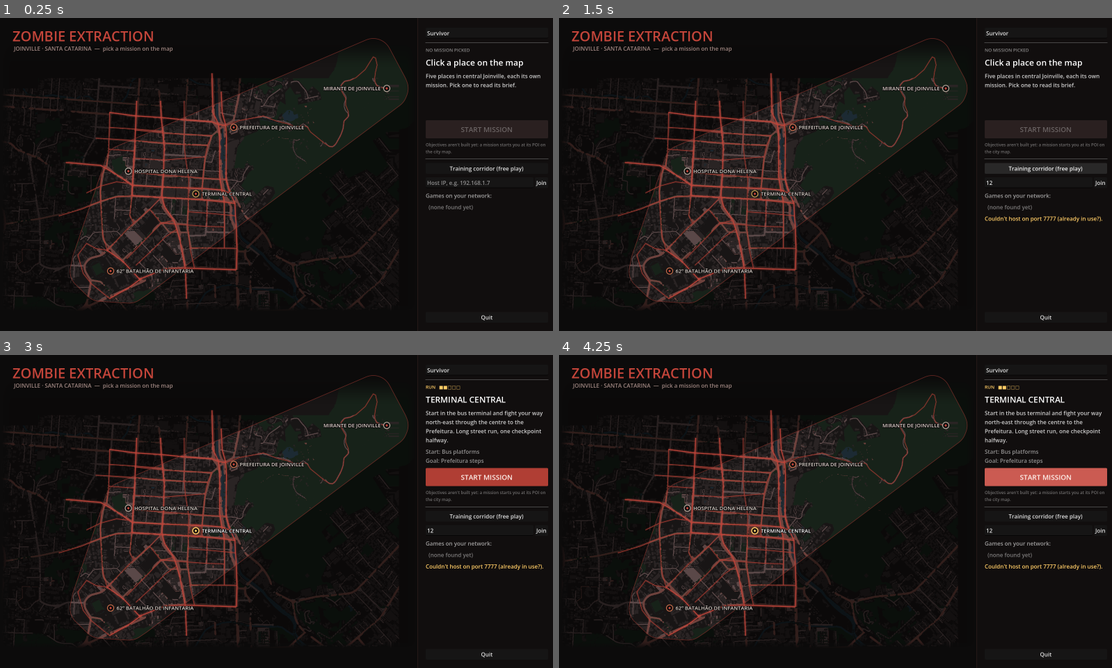
Above: before the commit, frames 1-4 (two rows, left to right).
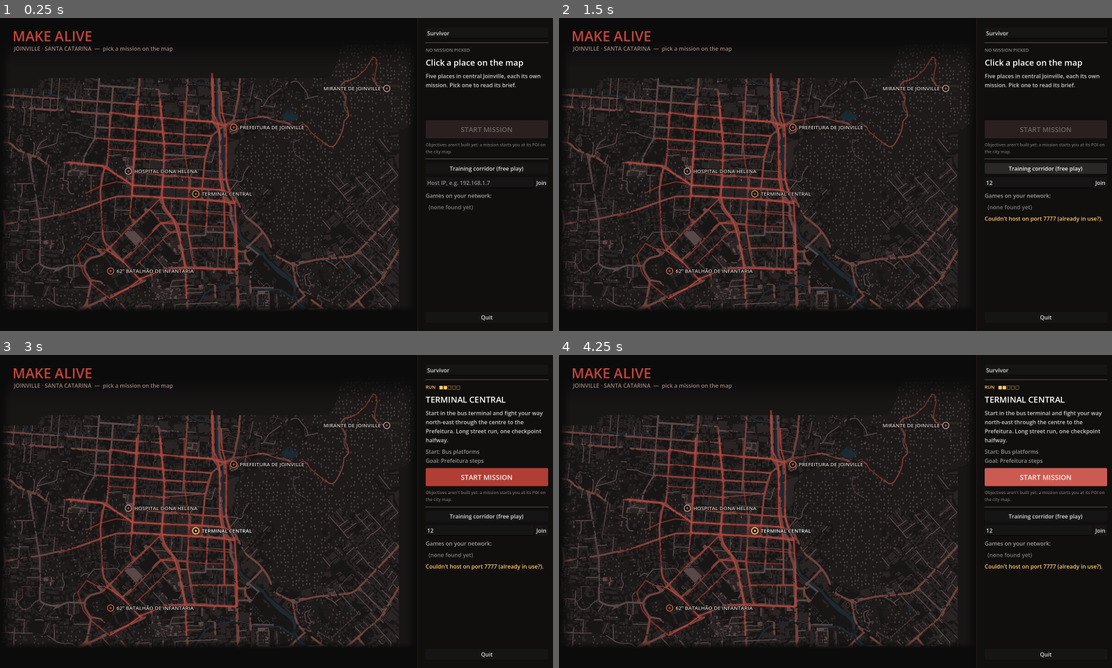
Above: after the commit, the same moments.

Repository: Nezv/Make-Alive
Game: Godot game, scene res://scenes/main.tscn
The game is run twice, just before and just after one commit, with the same random seed, the same clock (stepped at 60 frames per second) and the same inputs.
Inputs (mouse positions are in pixels of both pictures, inside the frame that each line leads up to):
- Up to frame 1 (0.25 s): no input
- Up to frame 2 (1.5 s): click (1040, 183) at 0.52 s; type "12" at 0.6 s; click "Training corridor (free play)" at 1.25 s
- Up to frame 3 (3 s): click "Training corridor (free play)" at 2 s; click "TERMINAL CENTRAL" at 2.75 s
- Up to frame 4 (4.25 s): click "START MISSION" at 3.5 s

The runs differ from the first frame. In frame 1, 7.0% of the frame differs, in the area x 1-75%, y 4-93%; in frame 2, 7.0%; in frame 3, 7.0%; in frame 4, 7.0%.

Commit message:
Menu: Make Alive title, trees instead of green, no play-area outline
Co-Authored-By: Claude Opus 5.5 <noreply@anthropic.com>

Diff:
--- a/scripts/menu.gd
+++ b/scripts/menu.gd
@@ -5,7 +5,7 @@
 ## host it. On the side: name, training (the test corridor), join by IP / LAN games, quit.
 ##
 ## The city is CityPicture (classified from the reference map by tools/trace_city.py), coloured by
-## a palette shader; outside the play area it is dimmed. Pins and red streets are drawn over it.
+## a palette shader, forest and parks as scattered trees. Pins and red streets are drawn over it.
 
 signal host_pressed                       ## free play on the training corridor (no mission)
 signal mission_pressed(id: String)        ## host the city map, everyone at this POI
@@ -13,28 +13,40 @@
 
 const PANEL_W := 400.0
 const RED := Color("c4453a")
-const RED_DIM := Color("8a332c")
 const AMBER := Color("ffcc66")
 const BG := Color("0c0b0b")
 const KINDS := { "EXTRACTION": Color("e8d7c8"), "DEFEND": Color("ff8a5c"), "RUN": Color("ffcc66") }
 ## Ground, building, street, main road, water, green: the dark city, a little red in it.
-const PALETTE := [Color("181515"), Color("2a2424"), Color("5a4848"), Color("6e423d"), Color("1c2a33"), Color("172219")]
+const PALETTE := [Color("181515"), Color("2a2424"), Color("5a4848"), Color("6e423d"), Color("1c2a33"), Color("1d1a19")]
 
 const SHADER := """
 shader_type canvas_item;
 uniform sampler2D classes : filter_nearest;
-uniform sampler2D inside_mask : filter_linear;
+uniform vec2 size;
 uniform vec4 pal[6];
 vec3 class_colour(vec2 uv) {
 	int k = int(texture(classes, uv).r * 255.0 + 0.5);
 	return pal[clamp(k, 0, 5)].rgb;
 }
+// Forest and parks: the ground's grey with little trees scattered over it, one per cell at most.
+float tree(vec2 uv) {
+	vec2 p = uv * size / 16.0;
+	vec2 cell = floor(p);
+	float h = fract(sin(dot(cell, vec2(127.1, 311.7))) * 43758.5453);
+	if (h > 0.55) return 0.0;
+	vec2 at = cell + 0.25 + 0.5 * vec2(fract(h * 17.0), fract(h * 29.0));
+	vec2 d = (p - at) * 16.0;                        // texels from the tree's centre
+	float crown = step(length(d - vec2(0.0, -1.5)), 3.4);
+	float trunk = step(abs(d.x), 0.8) * step(1.5, d.y) * step(d.y, 4.5);
+	return max(crown, trunk);
+}
 void fragment() {
 	vec2 px = TEXTURE_PIXEL_SIZE * 0.25;
 	vec3 c = (class_colour(UV + vec2(-px.x, -px.y)) + class_colour(UV + vec2(px.x, -px.y))
 		+ class_colour(UV + vec2(-px.x, px.y)) + class_colour(UV + vec2(px.x, px.y))) * 0.25;
-	float inside = texture(inside_mask, UV).r;
-	c = mix(c * 0.45, c, inside);
+	if (int(texture(classes, UV).r * 255.0 + 0.5) == 5) {
+		c = mix(c, vec3(0.27, 0.25, 0.24), tree(UV));
+	}
 	float fade = smoothstep(0.0, 0.12, UV.y) * smoothstep(0.0, 0.03, UV.x) * smoothstep(1.0, 0.97, UV.x) * smoothstep(1.0, 0.97, UV.y);
 	COLOR = vec4(c, fade);
 }
@@ -79,7 +91,7 @@
 	mat.shader.code = SHADER
 	mat.set_shader_parameter("pal", PALETTE)
 	mat.set_shader_parameter("classes", map_texture.texture)
-	mat.set_shader_parameter("inside_mask", ImageTexture.create_from_image(_inside_mask()))
+	mat.set_shader_parameter("size", Vector2(CityPicture.W, CityPicture.H))
 	map_texture.material = mat
 	map_area.add_child(map_texture)
 
@@ -99,7 +111,7 @@
 	map_area.resized.connect(_relayout)
 
 	var title := Label.new()
-	title.text = "ZOMBIE EXTRACTION"
+	title.text = "MAKE ALIVE"
 	title.add_theme_font_size_override("font_size", 40)
 	title.add_theme_color_override("font_color", RED)
 	title.add_theme_constant_override("outline_size", 10)
@@ -119,28 +131,6 @@
 	_relayout.call_deferred()
 
 
-## White inside the play area, black outside, one pixel per CityPicture pixel.
-func _inside_mask() -> Image:
-	var img := Image.create(CityPicture.W, CityPicture.H, false, Image.FORMAT_L8)
-	var edge := PackedVector2Array()
-	for p in CityMap.edge_polygon():
-		edge.append(p / CityData.M_PER_PX + CityData.ORIGIN_PX - Vector2(CityPicture.LEFT, CityPicture.TOP))
-	for y in CityPicture.H:
-		var xs: Array[float] = []
-		for i in edge.size():
-			var a := edge[i]
-			var b := edge[(i + 1) % edge.size()]
-			if (a.y <= y + 0.5) != (b.y <= y + 0.5):
-				xs.append(a.x + (y + 0.5 - a.y) / (b.y - a.y) * (b.x - a.x))
-		xs.sort()
-		for k in range(0, xs.size() - 1, 2):
-			var x0 := clampi(roundi(xs[k]), 0, CityPicture.W)
-			var x1 := clampi(roundi(xs[k + 1]), 0, CityPicture.W)
-			if x1 > x0:
-				img.fill_rect(Rect2i(x0, y, x1 - x0, 1), Color.WHITE)
-	return img
-
-
 ## Every street the game builds, as screen polylines (CityData.STREETS order).
 func street_lines() -> Array:
 	var out := []
@@ -164,11 +154,6 @@
 				lines_layer.draw_polyline(lines[i], Color(RED, 0.16), w * 3.5, true)
 			else:
 				lines_layer.draw_polyline(lines[i], RED if width >= CityData.AVENUE else RED.darkened(0.15), w, true)
-	var edge := PackedVector2Array()
-	for p in CityMap.edge_polygon():
-		edge.append(px_point(p / CityData.M_PER_PX + CityData.ORIGIN_PX))
-	edge.append(edge[0])
-	lines_layer.draw_polyline(edge, Color(RED_DIM, 0.7), 1.5, true)
 
 
 ## Pick a mission (a pin was clicked, or `--mission=` on the command line).
--- a/tests/test_menu.gd
+++ b/tests/test_menu.gd
@@ -22,6 +22,7 @@
 func test_the_city_map_fills_the_menu() -> void:
 	var m := await _menu()
 	assert_true(m.map_texture.texture != null, "the city is drawn")
+	assert_true(m.find_children("*", "Label", true, false).any(func(l: Label) -> bool: return l.text == "MAKE ALIVE"), "titled Make Alive")
 	var shown := m.map_rect()
 	var screen := m.get_viewport().get_visible_rect().size
 	assert_gt(shown.size.x * shown.size.y, screen.x * screen.y * 0.45, "and takes up most of the screen")
Not shown, changed: CLAUDE.md
